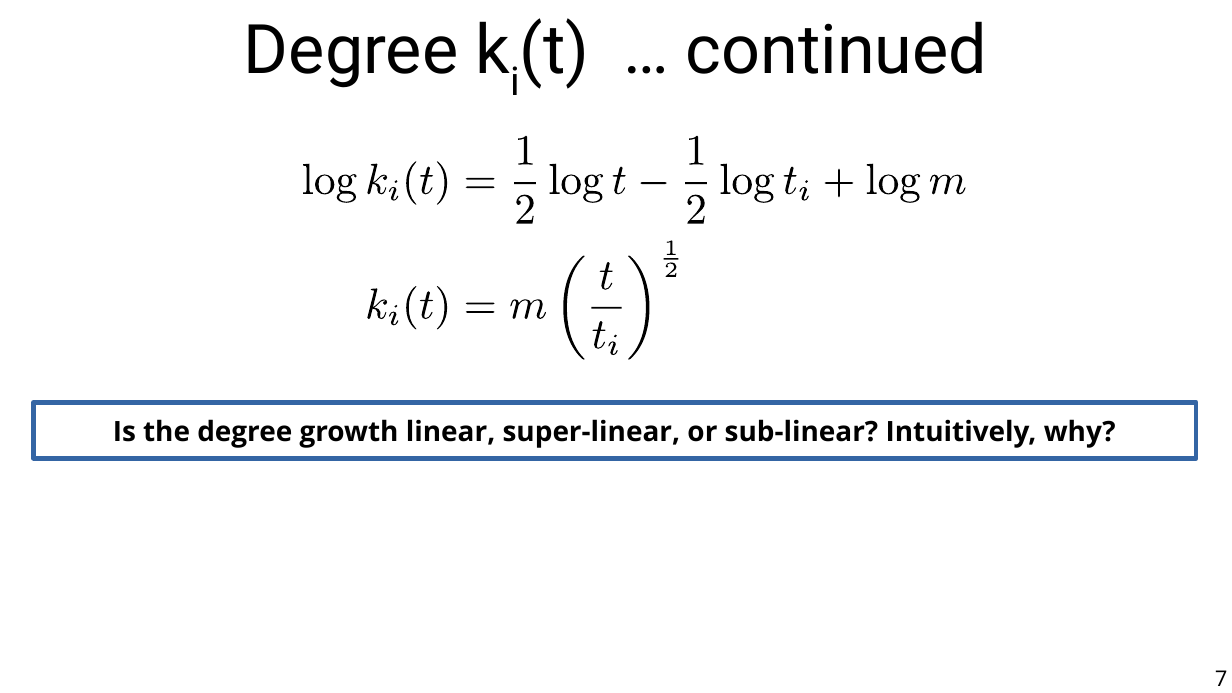
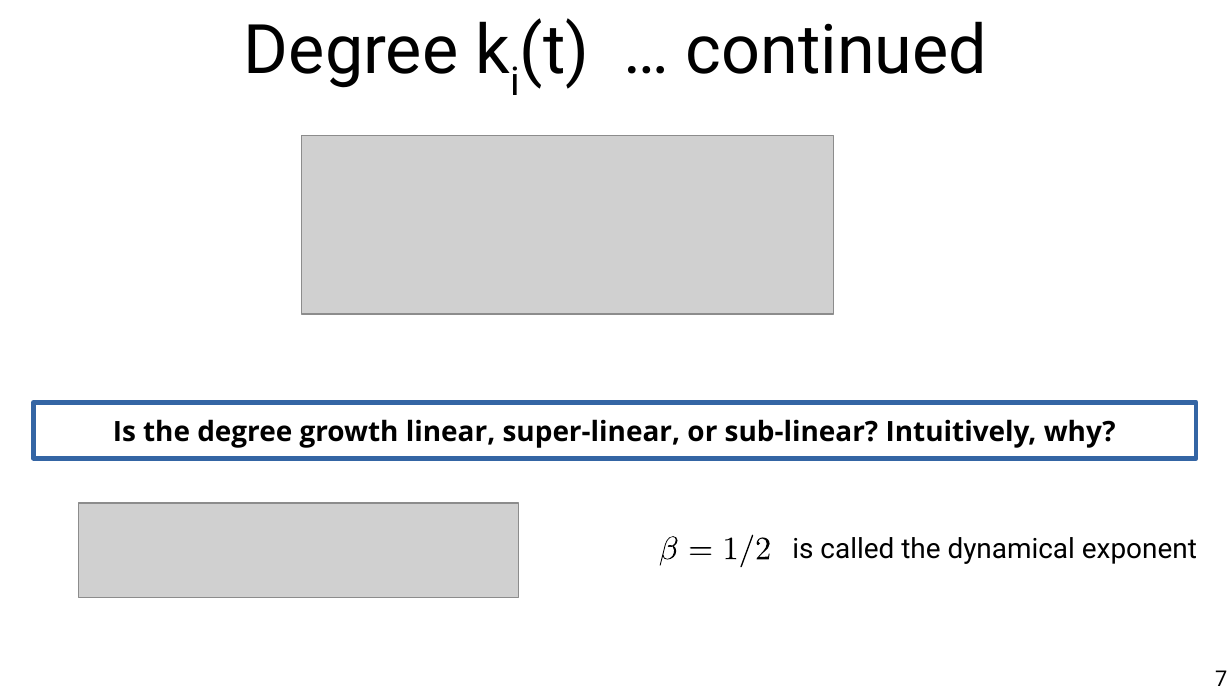
Before and after one commit to chatox/networks-science-course, a slide deck: slide 7 of theory/odp/tt12_degree_preferential_attachment.odp. Drawn at 1232x693 pixels with LibreOffice and Linux fonts; fonts in the diff are those of the drawing; grey boxes stand for pictures. Boxes give left, top, right and bottom in pixels: in the first picture for what was removed or moved away, otherwise in the second. Text is boxed around its words. In the diff, an @@ line names an element or a change of style, - is before the commit and + after.

```diff
--- a/theory/odp/tt12_degree_preferential_attachment.odp
+++ b/theory/odp/tt12_degree_preferential_attachment.odp
@@ picture added at <box>302,135,834,314</box> @@
@@ group removed at <box>315,135,966,360</box>: 41 freeform shapes @@
@@ picture added at <box>79,503,519,598</box> @@
@@ freeform shape added at <box>658,534,771,567</box>, fill #FFFFFF @@
@@ freeform shape: place and size @@
-freeform shape at <box>517,195,534,224</box>
+freeform shape at <box>660,537,677,566</box>
@@ freeform shape: place and size @@
-freeform shape at <box>389,180,398,200</box>
+freeform shape at <box>726,538,737,560</box>
@@ freeform shape: place and size @@
-freeform shape at <box>303,163,313,193</box>
+freeform shape at <box>740,534,752,567</box>
@@ freeform shape: place and size @@
-freeform shape at <box>420,167,434,195</box>
+freeform shape at <box>757,538,770,560</box>
@@ text added at <box>792,537,1197,564</box>, 18 pt, text #000000 @@
+is called the dynamical exponent
@@ freeform shape: place and size @@
-freeform shape at <box>514,182,536,184</box>
+freeform shape at <box>690,548,711,556</box>
```
Also in this commit, not shown: 12 other slides changed, 1 other file.
